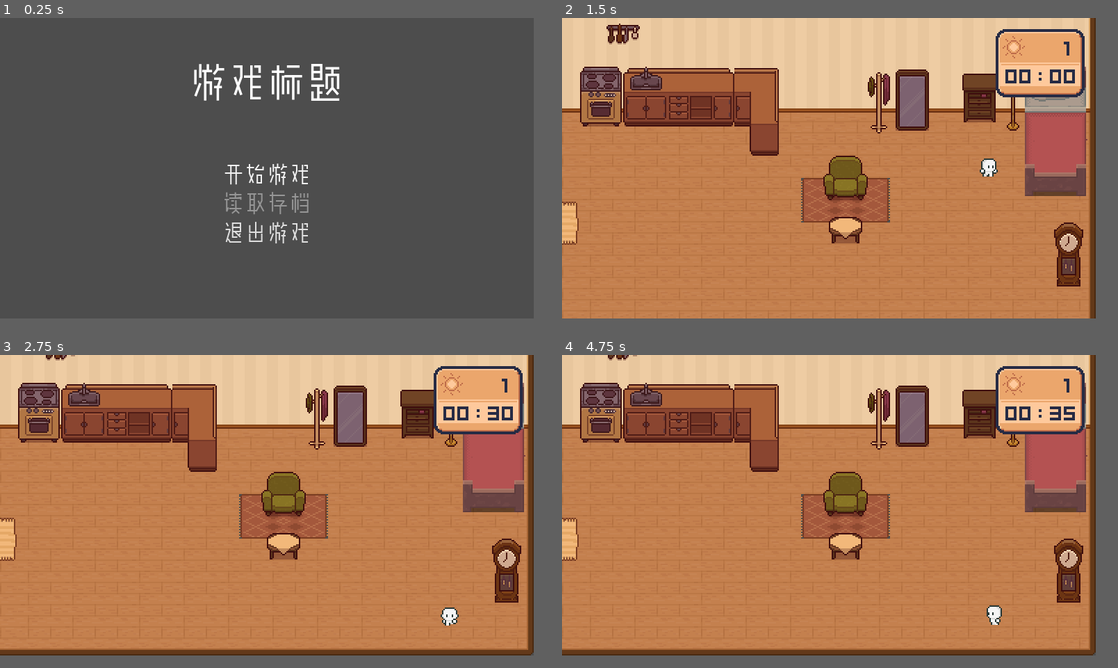
Above: before the commit, frames 1-4 (two rows, left to right).
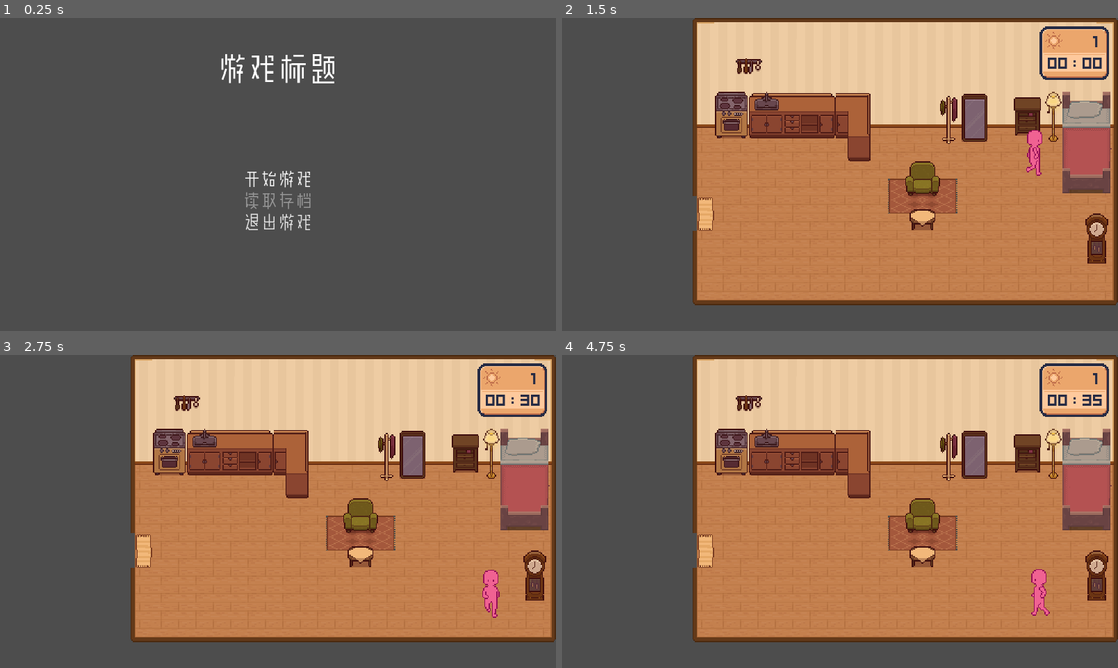
Above: after the commit, the same moments.

Repository: suin14/GameDemo
Game: Godot game, scene res://scenes/UI/title_menu.tscn
Same seed, same stepped clock (60 frames per second), same inputs: the game is played once before the commit and once after it.
Inputs (mouse positions are in pixels of both pictures, inside the frame that each line leads up to):
- Up to frame 1 (0.25 s): no input
- Up to frame 2 (1.5 s): click "开始游戏" at 0.5 s; tap Enter at 1.25 s; move the mouse to (945, 152) at 1.27 s; hold D (move_right) from 1.28 s (still down); hold E (interact) from 1.28 s (still down)
- Up to frame 3 (2.75 s): move the mouse to (161, 520) at 2.02 s; release D (move_right) at 2.03 s; release E (interact) at 2.03 s; hold S (move_down) from 2.03 s (still down); tap E (interact) at 2.1 s
- Up to frame 4 (4.75 s): move the mouse to (884, 439) at 2.77 s; release S (move_down) at 2.78 s; hold D (move_right) 2.78-3.53 s; hold E (interact) 2.78-3.53 s; move the mouse to (801, 564) at 3.52 s; hold W (move_up) 3.53-4.28 s; tap E (interact) at 3.6 s; move the mouse to (990, 549) at 4.27 s; hold A (move_left) from 4.28 s (still down); hold E (interact) from 4.28 s (still down)
In our replay, the window is 768x432 before the commit and 800x450 after it. These sizes can differ from the game's own. Grey fills any space a smaller window leaves; there, only what the larger window draws over its background counts as a difference.

The runs differ from the first frame. In frame 1, 2.9% of the frame differs, in the area x 34-62%, y 11-72%; in frame 2, 54%; in frame 3, 56%; in frame 4, 56%, in the area x 0-100%, y 0-96%.

Commit message:
修改人模尺寸

Diff:
--- a/project.godot
+++ b/project.godot
@@ -22,8 +22,8 @@
 
 [display]
 
-window/size/viewport_width=384
-window/size/viewport_height=216
+window/size/viewport_width=512
+window/size/viewport_height=288
 window/size/always_on_top=true
 window/size/window_width_override=1152
 window/size/window_height_override=648
--- a/scenes/character/player.tscn
+++ b/scenes/character/player.tscn
@@ -1,8 +1,7 @@
-[gd_scene load_steps=21 format=3 uid="uid://c2yd1untpfenf"]
+[gd_scene load_steps=24 format=3 uid="uid://c2yd1untpfenf"]
 
 [ext_resource type="Script" path="res://player.gd" id="1_vbyy4"]
-[ext_resource type="Texture2D" uid="uid://dr26nlpffumm1" path="res://assets/character/idle.png" id="2_s75rg"]
-[ext_resource type="Texture2D" uid="uid://gcnhrsslvutm" path="res://assets/character/walk.png" id="3_1ijfc"]
+[ext_resource type="Texture2D" uid="uid://bpevn10w6t0ic" path="res://assets/character/3248/Pink/pink_8direction_standing-Sheet.png" id="2_qwkrb"]
 [ext_resource type="Script" path="res://scripts/states/StateMachine.gd" id="4_05u2h"]
 [ext_resource type="Script" path="res://scripts/states/Idle.gd" id="5_6qcuu"]
 [ext_resource type="Script" path="res://scripts/states/Walk.gd" id="6_2y1k5"]
@@ -11,190 +10,309 @@
 [ext_resource type="Script" path="res://scripts/classes/time_system.gd" id="9_erduq"]
 [ext_resource type="PackedScene" uid="uid://8tg8v7k71k62" path="res://scenes/UI/time_ui.tscn" id="10_mmx0f"]
 [ext_resource type="Script" path="res://scripts/classes/date_time.gd" id="10_ug1af"]
+[ext_resource type="Texture2D" uid="uid://ciwet8u2fa6h4" path="res://assets/character/3248/Pink/pink_walk_WEST-Sheet.png" id="13_sbpak"]
+[ext_resource type="Texture2D" uid="uid://drpgscx4hs0fs" path="res://assets/character/3248/Pink/pink_walk_EAST-Sheet.png" id="14_j7tt5"]
+[ext_resource type="Texture2D" uid="uid://cpfgxuro7yv0r" path="res://assets/character/3248/Pink/pink_walk_NORTH-Sheet.png" id="15_w7ajf"]
+[ext_resource type="Texture2D" uid="uid://bqxpgl00b1nom" path="res://assets/character/3248/Pink/pink_walk_SOUTH-Sheet.png" id="16_u36lk"]
 
 [sub_resource type="RectangleShape2D" id="RectangleShape2D_sl3gb"]
 size = Vector2(18, 14)
 
-[sub_resource type="Animation" id="Animation_s6hw8"]
-length = 0.001
-tracks/0/type = "value"
-tracks/0/imported = false
-tracks/0/enabled = true
-tracks/0/path = NodePath("Sprite2D:texture")
-tracks/0/interp = 1
-tracks/0/loop_wrap = true
-tracks/0/keys = {
-"times": PackedFloat32Array(0),
-"transitions": PackedFloat32Array(1),
-"update": 1,
-"values": [ExtResource("2_s75rg")]
-}
-tracks/1/type = "value"
-tracks/1/imported = false
-tracks/1/enabled = true
-tracks/1/path = NodePath("Sprite2D:region_rect")
-tracks/1/interp = 1
-tracks/1/loop_wrap = true
-tracks/1/keys = {
-"times": PackedFloat32Array(0),
-"transitions": PackedFloat32Array(1),
-"update": 0,
-"values": [Rect2(32, 192, 16, 16)]
-}
-
-[sub_resource type="Animation" id="Animation_rfty1"]
+[sub_resource type="Animation" id="Animation_84uqi"]
 resource_name = "idle"
 length = 0.4
-loop_mode = 1
-tracks/0/type = "value"
-tracks/0/imported = false
-tracks/0/enabled = true
-tracks/0/path = NodePath("Sprite2D:texture")
-tracks/0/interp = 1
-tracks/0/loop_wrap = true
-tracks/0/keys = {
-"times": PackedFloat32Array(0),
-"transitions": PackedFloat32Array(1),
-"update": 1,
-"values": [ExtResource("2_s75rg")]
-}
-tracks/1/type = "value"
-tracks/1/imported = false
-tracks/1/enabled = true
-tracks/1/path = NodePath("Sprite2D:region_rect")
-tracks/1/interp = 1
-tracks/1/loop_wrap = true
-tracks/1/keys = {
+tracks/0/type = "value"
+tracks/0/imported = false
+tracks/0/enabled = true
+tracks/0/path = NodePath("Sprite2D:texture")
+tracks/0/interp = 1
+tracks/0/loop_wrap = true
+tracks/0/keys = {
+"times": PackedFloat32Array(0),
+"transitions": PackedFloat32Array(1),
+"update": 1,
+"values": [ExtResource("2_qwkrb")]
+}
+tracks/1/type = "value"
+tracks/1/imported = false
+tracks/1/enabled = true
+tracks/1/path = NodePath("Sprite2D:region_rect")
+tracks/1/interp = 1
+tracks/1/loop_wrap = true
+tracks/1/keys = {
+"times": PackedFloat32Array(0),
+"transitions": PackedFloat32Array(1),
+"update": 0,
+"values": [Rect2(0, 0, 256, 48)]
+}
+tracks/2/type = "value"
+tracks/2/imported = false
+tracks/2/enabled = true
+tracks/2/path = NodePath("Sprite2D:hframes")
+tracks/2/interp = 1
+tracks/2/loop_wrap = true
+tracks/2/keys = {
+"times": PackedFloat32Array(0),
+"transitions": PackedFloat32Array(1),
+"update": 1,
+"values": [8]
+}
+tracks/3/type = "value"
+tracks/3/imported = false
+tracks/3/enabled = true
+tracks/3/path = NodePath("Sprite2D:frame")
+tracks/3/interp = 1
+tracks/3/loop_wrap = true
+tracks/3/keys = {
 "times": PackedFloat32Array(0, 0.1, 0.2, 0.3),
 "transitions": PackedFloat32Array(1, 1, 1, 1),
 "update": 1,
-"values": [Rect2(32, 192, 16, 16), Rect2(112, 192, 16, 16), Rect2(192, 192, 16, 16), Rect2(272, 192, 16, 16)]
-}
-
-[sub_resource type="Animation" id="Animation_q1avc"]
-resource_name = "move_down"
+"values": [1, 1, 1, 1]
+}
+
+[sub_resource type="Animation" id="Animation_wviwd"]
+length = 0.001
+tracks/0/type = "value"
+tracks/0/imported = false
+tracks/0/enabled = true
+tracks/0/path = NodePath("Sprite2D:texture")
+tracks/0/interp = 1
+tracks/0/loop_wrap = true
+tracks/0/keys = {
+"times": PackedFloat32Array(0),
+"transitions": PackedFloat32Array(1),
+"update": 1,
+"values": [ExtResource("2_qwkrb")]
+}
+tracks/1/type = "value"
+tracks/1/imported = false
+tracks/1/enabled = true
+tracks/1/path = NodePath("Sprite2D:region_rect")
+tracks/1/interp = 1
+tracks/1/loop_wrap = true
+tracks/1/keys = {
+"times": PackedFloat32Array(0),
+"transitions": PackedFloat32Array(1),
+"update": 0,
+"values": [Rect2(0, 0, 256, 48)]
+}
+tracks/2/type = "value"
+tracks/2/imported = false
+tracks/2/enabled = true
+tracks/2/path = NodePath("Sprite2D:hframes")
+tracks/2/interp = 1
+tracks/2/loop_wrap = true
+tracks/2/keys = {
+"times": PackedFloat32Array(0),
+"transitions": PackedFloat32Array(1),
+"update": 1,
+"values": [8]
+}
+tracks/3/type = "value"
+tracks/3/imported = false
+tracks/3/enabled = true
+tracks/3/path = NodePath("Sprite2D:frame")
+tracks/3/interp = 1
+tracks/3/loop_wrap = true
+tracks/3/keys = {
+"times": PackedFloat32Array(0),
+"transitions": PackedFloat32Array(1),
+"update": 1,
+"values": [1]
+}
+
+[sub_resource type="Animation" id="Animation_hoaf8"]
+resource_name = "walk_left"
 length = 0.8
-loop_mode = 1
-tracks/0/type = "value"
-tracks/0/imported = false
-tracks/0/enabled = true
-tracks/0/path = NodePath("Sprite2D:texture")
-tracks/0/interp = 1
-tracks/0/loop_wrap = true
-tracks/0/keys = {
-"times": PackedFloat32Array(0),
-"transitions": PackedFloat32Array(1),
-"update": 1,
-"values": [ExtResource("3_1ijfc")]
-}
-tracks/1/type = "value"
-tracks/1/imported = false
-tracks/1/enabled = true
-tracks/1/path = NodePath("Sprite2D:region_rect")
-tracks/1/interp = 1
-tracks/1/loop_wrap = true
-tracks/1/keys = {
+tracks/0/type = "value"
+tracks/0/imported = false
+tracks/0/enabled = true
+tracks/0/path = NodePath("Sprite2D:texture")
+tracks/0/interp = 1
+tracks/0/loop_wrap = true
+tracks/0/keys = {
+"times": PackedFloat32Array(0),
+"transitions": PackedFloat32Array(1),
+"update": 1,
+"values": [ExtResource("13_sbpak")]
+}
+tracks/1/type = "value"
+tracks/1/imported = false
+tracks/1/enabled = true
+tracks/1/path = NodePath("Sprite2D:hframes")
+tracks/1/interp = 1
+tracks/1/loop_wrap = true
+tracks/1/keys = {
+"times": PackedFloat32Array(0),
+"transitions": PackedFloat32Array(1),
+"update": 1,
+"values": [8]
+}
+tracks/2/type = "value"
+tracks/2/imported = false
+tracks/2/enabled = true
+tracks/2/path = NodePath("Sprite2D:frame")
+tracks/2/interp = 1
+tracks/2/loop_wrap = true
+tracks/2/keys = {
 "times": PackedFloat32Array(0, 0.1, 0.2, 0.3, 0.4, 0.5, 0.6, 0.7),
 "transitions": PackedFloat32Array(1, 1, 1, 1, 1, 1, 1, 1),
 "update": 1,
-"values": [Rect2(32, 192, 16, 16), Rect2(112, 192, 16, 16), Rect2(192, 192, 16, 16), Rect2(272, 192, 16, 16), Rect2(352, 192, 16, 16), Rect2(432, 192, 16, 16), Rect2(512, 192, 16, 16), Rect2(592, 192, 16, 16)]
-}
-
-[sub_resource type="Animation" id="Animation_72r7g"]
-resource_name = "move_left"
+"values": [0, 1, 2, 3, 4, 5, 6, 7]
+}
+
+[sub_resource type="Animation" id="Animation_54uvv"]
+resource_name = "walk_right"
 length = 0.8
-loop_mode = 1
-tracks/0/type = "value"
-tracks/0/imported = false
-tracks/0/enabled = true
-tracks/0/path = NodePath("Sprite2D:texture")
-tracks/0/interp = 1
-tracks/0/loop_wrap = true
-tracks/0/keys = {
-"times": PackedFloat32Array(0),
-"transitions": PackedFloat32Array(1),
-"update": 1,
-"values": [ExtResource("3_1ijfc")]
-}
-tracks/1/type = "value"
-tracks/1/imported = false
-tracks/1/enabled = true
-tracks/1/path = NodePath("Sprite2D:region_rect")
-tracks/1/interp = 1
-tracks/1/loop_wrap = true
-tracks/1/keys = {
+tracks/0/type = "value"
+tracks/0/imported = false
+tracks/0/enabled = true
+tracks/0/path = NodePath("Sprite2D:texture")
+tracks/0/interp = 1
+tracks/0/loop_wrap = true
+tracks/0/keys = {
+"times": PackedFloat32Array(0),
+"transitions": PackedFloat32Array(1),
+"update": 1,
+"values": [ExtResource("14_j7tt5")]
+}
+tracks/1/type = "value"
+tracks/1/imported = false
+tracks/1/enabled = true
+tracks/1/path = NodePath("Sprite2D:region_rect")
+tracks/1/interp = 1
+tracks/1/loop_wrap = true
+tracks/1/keys = {
+"times": PackedFloat32Array(0),
+"transitions": PackedFloat32Array(1),
+"update": 0,
+"values": [Rect2(0, 0, 256, 48)]
+}
+tracks/2/type = "value"
+tracks/2/imported = false
+tracks/2/enabled = true
+tracks/2/path = NodePath("Sprite2D:hframes")
+tracks/2/interp = 1
+tracks/2/loop_wrap = true
+tracks/2/keys = {
+"times": PackedFloat32Array(0),
+"transitions": PackedFloat32Array(1),
+"update": 1,
+"values": [8]
+}
+tracks/3/type = "value"
+tracks/3/imported = false
+tracks/3/enabled = true
+tracks/3/path = NodePath("Sprite2D:frame")
+tracks/3/interp = 1
+tracks/3/loop_wrap = true
+tracks/3/keys = {
 "times": PackedFloat32Array(0, 0.1, 0.2, 0.3, 0.4, 0.5, 0.6, 0.7),
 "transitions": PackedFloat32Array(1, 1, 1, 1, 1, 1, 1, 1),
 "update": 1,
-"values": [Rect2(32, 112, 16, 16), Rect2(112, 112, 16, 16), Rect2(192, 112, 16, 16), Rect2(272, 112, 16, 16), Rect2(352, 112, 16, 16), Rect2(432, 112, 16, 16), Rect2(512, 112, 16, 16), Rect2(592, 112, 16, 16)]
-}
-
-[sub_resource type="Animation" id="Animation_e6c11"]
-resource_name = "move_right"
+"values": [0, 1, 2, 3, 4, 5, 6, 7]
+}
+
+[sub_resource type="Animation" id="Animation_1rs0k"]
+resource_name = "walk_up"
 length = 0.8
-loop_mode = 1
-tracks/0/type = "value"
-tracks/0/imported = false
-tracks/0/enabled = true
-tracks/0/path = NodePath("Sprite2D:texture")
-tracks/0/interp = 1
-tracks/0/loop_wrap = true
-tracks/0/keys = {
-"times": PackedFloat32Array(0),
-"transitions": PackedFloat32Array(1),
-"update": 1,
-"values": [ExtResource("3_1ijfc")]
-}
-tracks/1/type = "value"
-tracks/1/imported = false
-tracks/1/enabled = true
-tracks/1/path = NodePath("Sprite2D:region_rect")
-tracks/1/interp = 1
-tracks/1/loop_wrap = true
-tracks/1/keys = {
+tracks/0/type = "value"
+tracks/0/imported = false
+tracks/0/enabled = true
+tracks/0/path = NodePath("Sprite2D:texture")
+tracks/0/interp = 1
+tracks/0/loop_wrap = true
+tracks/0/keys = {
+"times": PackedFloat32Array(0),
+"transitions": PackedFloat32Array(1),
+"update": 1,
+"values": [ExtResource("15_w7ajf")]
+}
+tracks/1/type = "value"
+tracks/1/imported = false
+tracks/1/enabled = true
+tracks/1/path = NodePath("Sprite2D:region_rect")
+tracks/1/interp = 1
+tracks/1/loop_wrap = true
+tracks/1/keys = {
+"times": PackedFloat32Array(0),
+"transitions": PackedFloat32Array(1),
+"update": 0,
+"values": [Rect2(0, 0, 256, 48)]
+}
+tracks/2/type = "value"
+tracks/2/imported = false
+tracks/2/enabled = true
+tracks/2/path = NodePath("Sprite2D:frame")
+tracks/2/interp = 1
+tracks/2/loop_wrap = true
+tracks/2/keys = {
 "times": PackedFloat32Array(0, 0.1, 0.2, 0.3, 0.4, 0.5, 0.6, 0.7),
 "transitions": PackedFloat32Array(1, 1, 1, 1, 1, 1, 1, 1),
 "update": 1,
-"values": [Rect2(32, 32, 16, 16), Rect2(112, 32, 16, 16), Rect2(192, 32, 16, 16), Rect2(272, 32, 16, 16), Rect2(352, 32, 16, 16), Rect2(432, 32, 16, 16), Rect2(512, 32, 16, 16), Rect2(592, 32, 16, 16)]
-}
-
-[sub_resource type="Animation" id="Animation_sgxmy"]
-resource_name = "move_up"
+"values": [0, 1, 2, 3, 4, 5, 6, 7]
+}
+
+[sub_resource type="Animation" id="Animation_630cb"]
+resource_name = "walk_down"
 length = 0.8
-loop_mode = 1
-tracks/0/type = "value"
-tracks/0/imported = false
-tracks/0/enabled = true
-tracks/0/path = NodePath("Sprite2D:texture")
-tracks/0/interp = 1
-tracks/0/loop_wrap = true
-tracks/0/keys = {
-"times": PackedFloat32Array(0),
-"transitions": PackedFloat32Array(1),
-"update": 1,
-"values": [ExtResource("3_1ijfc")]
-}
-tracks/1/type = "value"
-tracks/1/imported = false
-tracks/1/enabled = true
-tracks/1/path = NodePath("Sprite2D:region_rect")
-tracks/1/interp = 1
-tracks/1/loop_wrap = true
-tracks/1/keys = {
+tracks/0/type = "value"
+tracks/0/imported = false
+tracks/0/enabled = true
+tracks/0/path = NodePath("Sprite2D:texture")
+tracks/0/interp = 1
+tracks/0/loop_wrap = true
+tracks/0/keys = {
+"times": PackedFloat32Array(0),
+"transitions": PackedFloat32Array(1),
+"update": 1,
+"values": [ExtResource("16_u36lk")]
+}
+tracks/1/type = "value"
+tracks/1/imported = false
+tracks/1/enabled = true
+tracks/1/path = NodePath("Sprite2D:region_rect")
+tracks/1/interp = 1
+tracks/1/loop_wrap = true
+tracks/1/keys = {
+"times": PackedFloat32Array(0),
+"transitions": PackedFloat32Array(1),
+"update": 0,
+"values": [Rect2(0, 0, 256, 48)]
+}
+tracks/2/type = "value"
+tracks/2/imported = false
+tracks/2/enabled = true
+tracks/2/path = NodePath("Sprite2D:hframes")
+tracks/2/interp = 1
+tracks/2/loop_wrap = true
+tracks/2/keys = {
+"times": PackedFloat32Array(0),
+"transitions": PackedFloat32Array(1),
+"update": 1,
+"values": [8]
+}
+tracks/3/type = "value"
+tracks/3/imported = false
+tracks/3/enabled = true
+tracks/3/path = NodePath("Sprite2D:frame")
+tracks/3/interp = 1
+tracks/3/loop_wrap = true
+tracks/3/keys = {
 "times": PackedFloat32Array(0, 0.1, 0.2, 0.3, 0.4, 0.5, 0.6, 0.7),
 "transitions": PackedFloat32Array(1, 1, 1, 1, 1, 1, 1, 1),
 "update": 1,
-"values": [Rect2(32, 272, 16, 16), Rect2(112, 272, 16, 16), Rect2(192, 272, 16, 16), Rect2(272, 272, 16, 16), Rect2(352, 272, 16, 16), Rect2(432, 272, 16, 16), Rect2(512, 272, 16, 16), Rect2(592, 272, 16, 16)]
-}
-
-[sub_resource type="AnimationLibrary" id="AnimationLibrary_thkme"]
+"values": [0, 1, 2, 3, 4, 5, 6, 7]
+}
+
+[sub_resource type="AnimationLibrary" id="AnimationLibrary_onyku"]
 _data = {
-"RESET": SubResource("Animation_s6hw8"),
-"idle": SubResource("Animation_rfty1"),
-"move_down": SubResource("Animation_q1avc"),
-"move_left": SubResource("Animation_72r7g"),
-"move_right": SubResource("Animation_e6c11"),
-"move_up": SubResource("Animation_sgxmy")
+"RESET": SubResource("Animation_wviwd"),
+"idle": SubResource("Animation_84uqi"),
+"walk_down": SubResource("Animation_630cb"),
+"walk_left": SubResource("Animation_hoaf8"),
+"walk_right": SubResource("Animation_54uvv"),
+"walk_up": SubResource("Animation_1rs0k")
 }
 
 [sub_resource type="Resource" id="Resource_576k5"]
@@ -210,10 +328,12 @@
 MOVE_SPEED = 140.0
 
 [node name="Sprite2D" type="Sprite2D" parent="."]
-position = Vector2(-1, -7)
-texture = ExtResource("2_s75rg")
+position = Vector2(0, -24)
+texture = ExtResource("2_qwkrb")
+hframes = 8
+frame = 1
 region_enabled = true
-region_rect = Rect2(32, 192, 16, 16)
+region_rect = Rect2(0, 0, 256, 48)
 
 [node name="CollisionShape2D" type="CollisionShape2D" parent="."]
 position = Vector2(-1, -7)
@@ -222,11 +342,11 @@
 [node name="AnimationPlayer" type="AnimationPlayer" parent="."]
 deterministic = true
 libraries = {
-"": SubResource("AnimationLibrary_thkme")
+"": SubResource("AnimationLibrary_onyku")
 }
 
 [node name="InteractionIcon" type="Sprite2D" parent="."]
-position = Vector2(0, -23)
+position = Vector2(0, -56)
 texture = ExtResource("7_xg8up")
 region_enabled = true
 region_rect = Rect2(6, 227, 5, 9)
--- a/scripts/states/Walk.gd
+++ b/scripts/states/Walk.gd
@@ -17,7 +17,7 @@
 			player.direction = "down"
 		elif player.velocity.y < 0:
 			player.direction = "up"
-		player.animation_player.play("move_" + player.direction)
+		player.animation_player.play("walk_" + player.direction)
 
 	else:
 		player.velocity = Vector2.ZERO
Binary file added: assets/character/3248/Pink/pink_8direction_standing-Sheet.png
Not shown, added: assets/character/3248/Pink/pink_8direction_standing-Sheet.png.import
Binary file added: assets/character/3248/Pink/pink_walk_EAST-Sheet.png
Not shown, added: assets/character/3248/Pink/pink_walk_EAST-Sheet.png.import
Binary file added: assets/character/3248/Pink/pink_walk_NORTH-EAST-Sheet.png
Not shown, added: assets/character/3248/Pink/pink_walk_NORTH-EAST-Sheet.png.import
Binary file added: assets/character/3248/Pink/pink_walk_NORTH-Sheet.png
Not shown, added: assets/character/3248/Pink/pink_walk_NORTH-Sheet.png.import
Binary file added: assets/character/3248/Pink/pink_walk_NORTH-WEST-Sheet.png
Not shown, added: assets/character/3248/Pink/pink_walk_NORTH-WEST-Sheet.png.import
Binary file added: assets/character/3248/Pink/pink_walk_SOUTH-EAST-Sheet.png
Not shown, added: assets/character/3248/Pink/pink_walk_SOUTH-EAST-Sheet.png.import
(and 6 more such lines)
